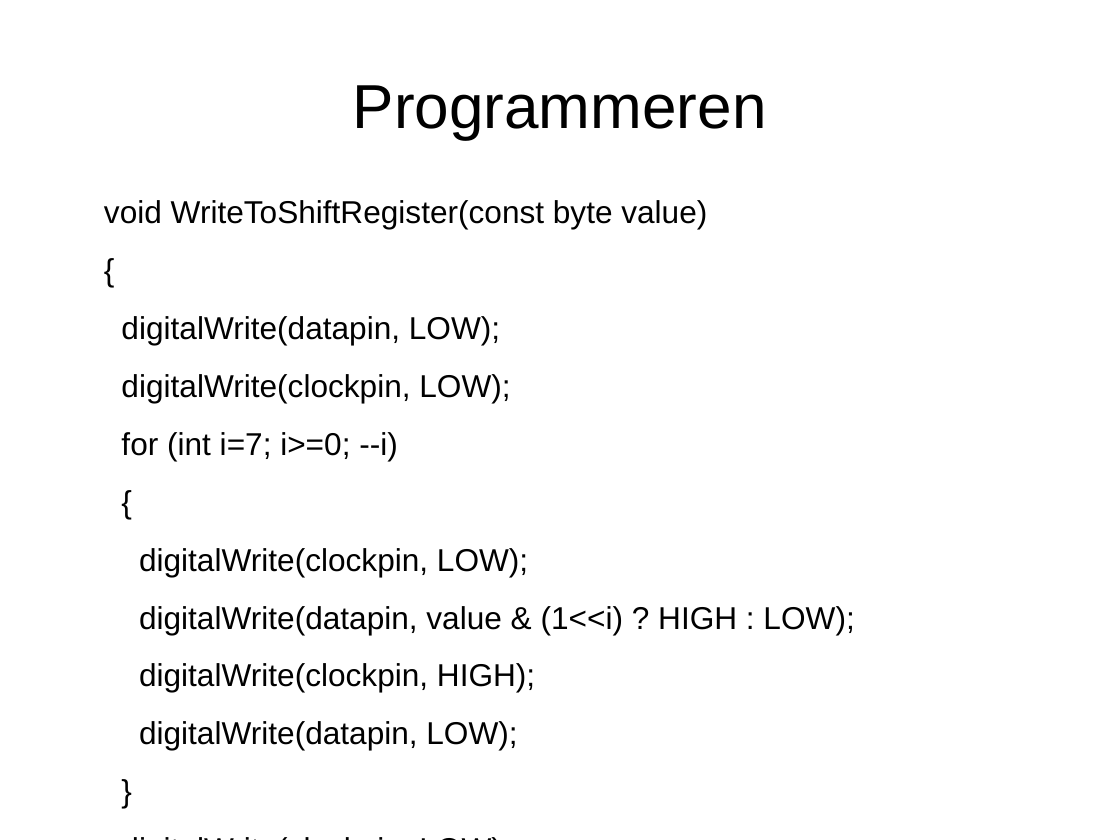
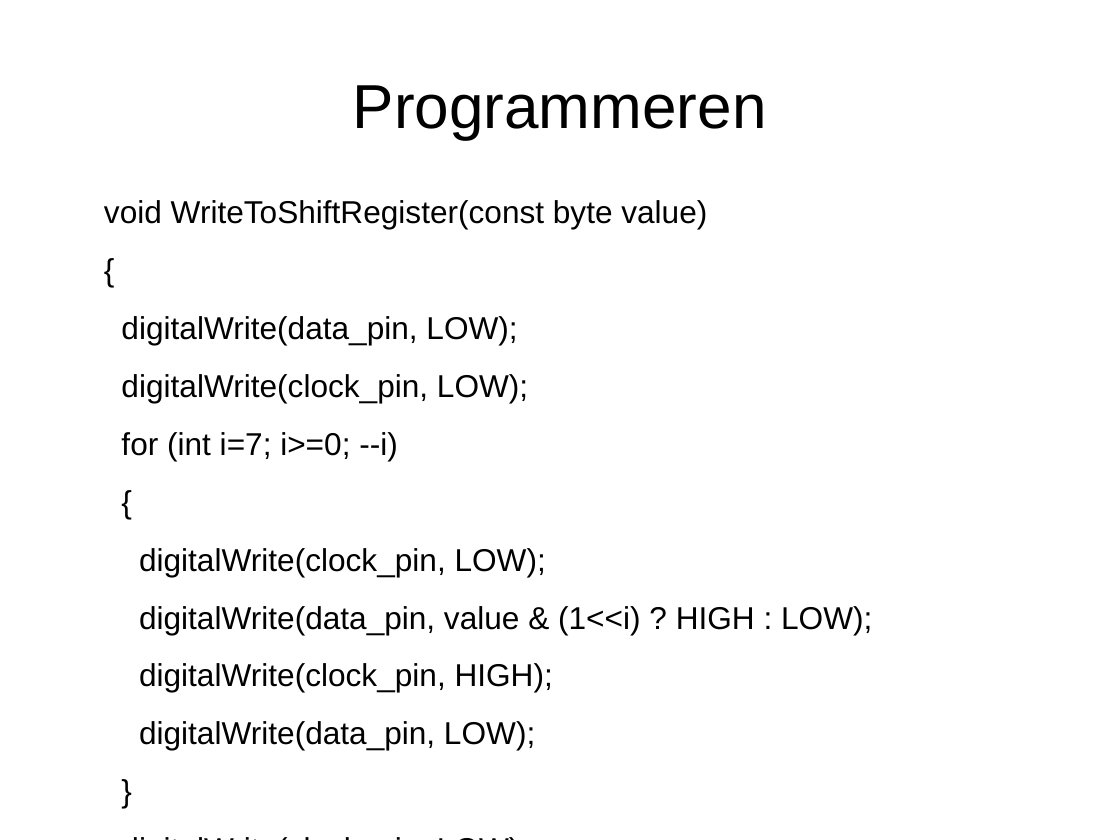
Before and after one commit to djog/arduino_cursus, a slide deck: slide 11 of Raw/ShiftRegistersSN74HC595.odp. Drawn at 1120x840 pixels with LibreOffice and Linux fonts; fonts in the diff are those of the drawing. Boxes give left, top, right and bottom in pixels: in the first picture for what was removed or moved away, otherwise in the second. Text is boxed around its words. In the diff, an @@ line names an element or a change of style, - is before the commit and + after.

```diff
--- a/Raw/ShiftRegistersSN74HC595.odp
+++ b/Raw/ShiftRegistersSN74HC595.odp
@@ text at (x1=104, y1=200, x2=872, y2=750): text changed @@
-digitalWrite(clockpin, LOW);
+digitalWrite(clock_pin, LOW);
@@ text at (x1=121, y1=316, x2=528, y2=403): text changed @@
-digitalWrite(datapin, LOW);
-digitalWrite(clockpin, LOW);
+digitalWrite(data_pin, LOW);
+digitalWrite(clock_pin, LOW);
@@ text at (x1=139, y1=548, x2=872, y2=750): text changed @@
-digitalWrite(clockpin, LOW);
-digitalWrite(datapin, value & (1<<i) ? HIGH : LOW);
-digitalWrite(clockpin, HIGH);
-digitalWrite(datapin, LOW);
+digitalWrite(clock_pin, LOW);
+digitalWrite(data_pin, value & (1<<i) ? HIGH : LOW);
+digitalWrite(clock_pin, HIGH);
+digitalWrite(data_pin, LOW);
```
Also in this commit, not shown: 3 other slides changed, 5 other files.
